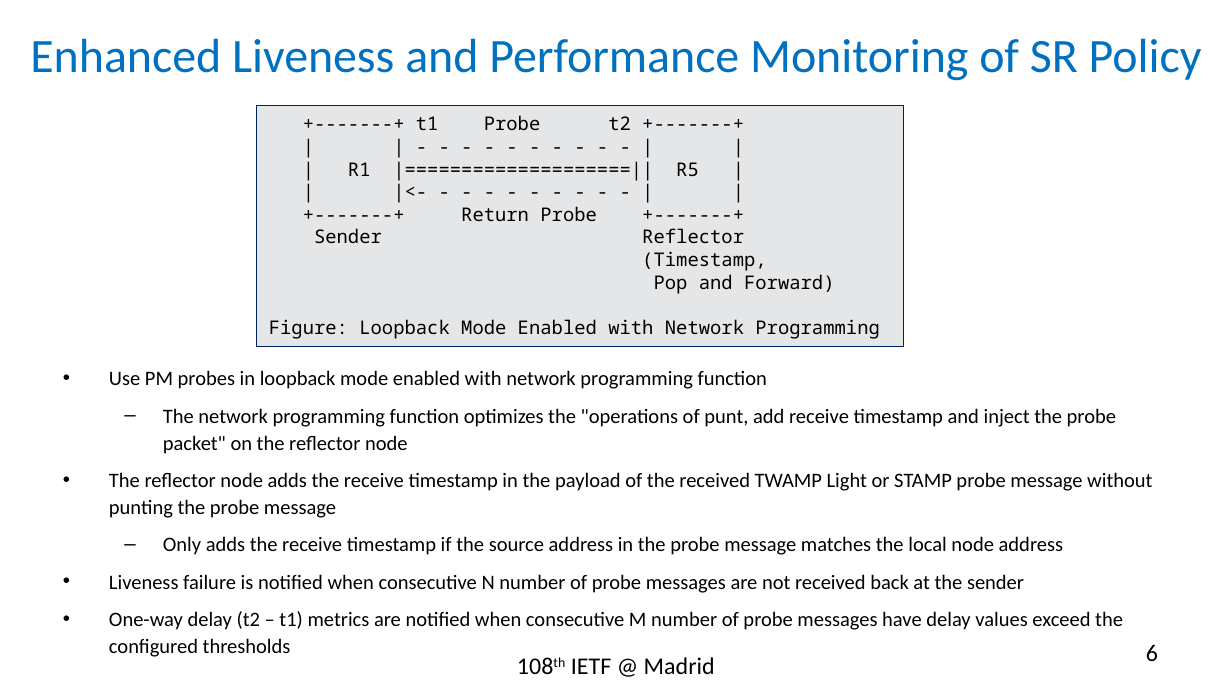
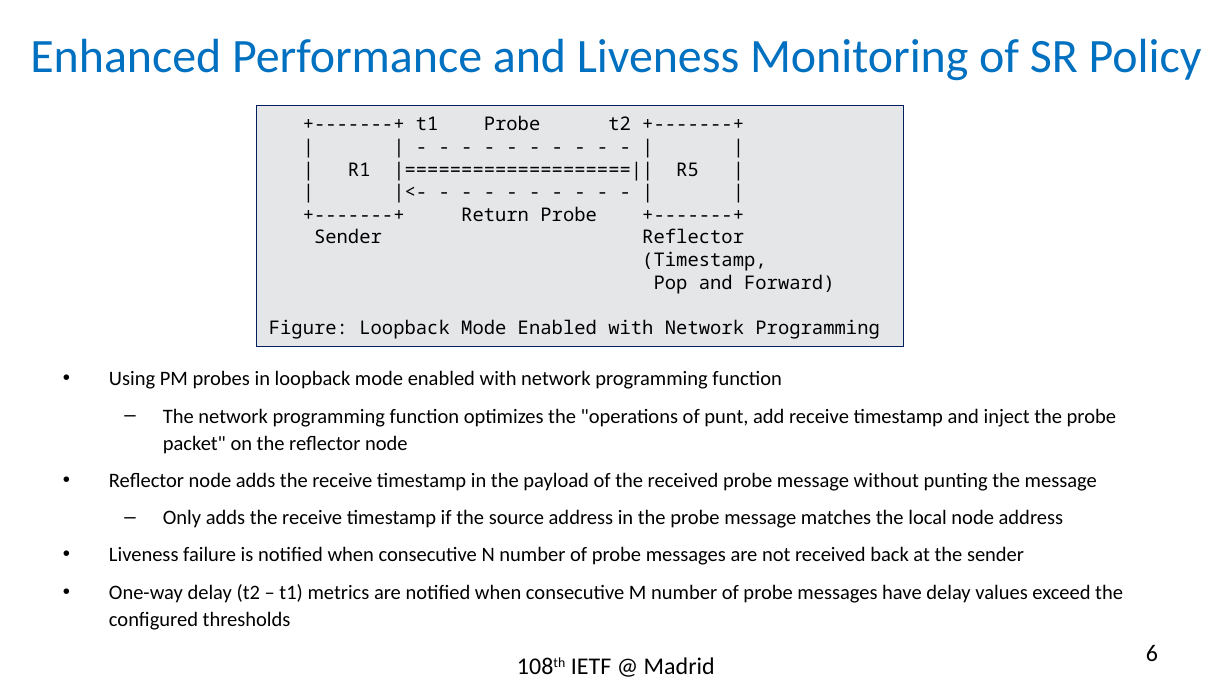
Before and after one commit to rakgandhi/ietf-slides, a slide deck: slide 6 of draft-gandhi-spring-sr-enhanced-plm-01.pptx. Drawn at 1232x693 pixels with LibreOffice and Linux fonts; fonts in the diff are those of the drawing. Boxes give left, top, right and bottom in pixels: in the first picture for what was removed or moved away, otherwise in the second. Text is boxed around its words. In the diff, an @@ line names an element or a change of style, - is before the commit and + after.

```diff
--- a/draft-gandhi-spring-sr-enhanced-plm-01.pptx
+++ b/draft-gandhi-spring-sr-enhanced-plm-01.pptx
@@ title at (30, 38, 1202, 81): text changed @@
-Enhanced Liveness and Performance Monitoring of SR Policy
+Enhanced Performance and Liveness Monitoring of SR Policy
@@ text at (109, 370, 781, 389): text changed @@
-• Use PM probes in loopback mode enabled with network programming function
+• Using PM probes in loopback mode enabled with network programming function
@@ text at (109, 472, 1097, 491): text changed @@
-• The reflector node adds the receive timestamp in the payload of the received TWAMP Light or STAMP probe message without punting the probe message
+• Reflector node adds the receive timestamp in the payload of the received probe message without punting the message
```
Also in this commit, not shown: 1 other slide changed, 1 other file.
